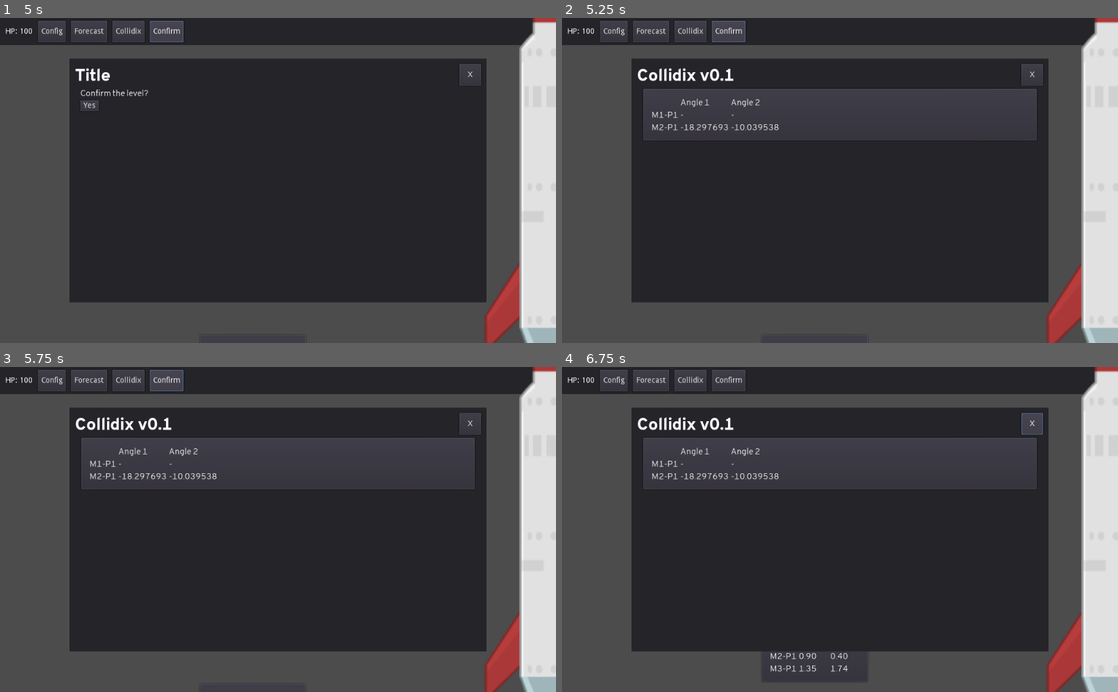
Above: before the commit, frames 1-4 (two rows, left to right).
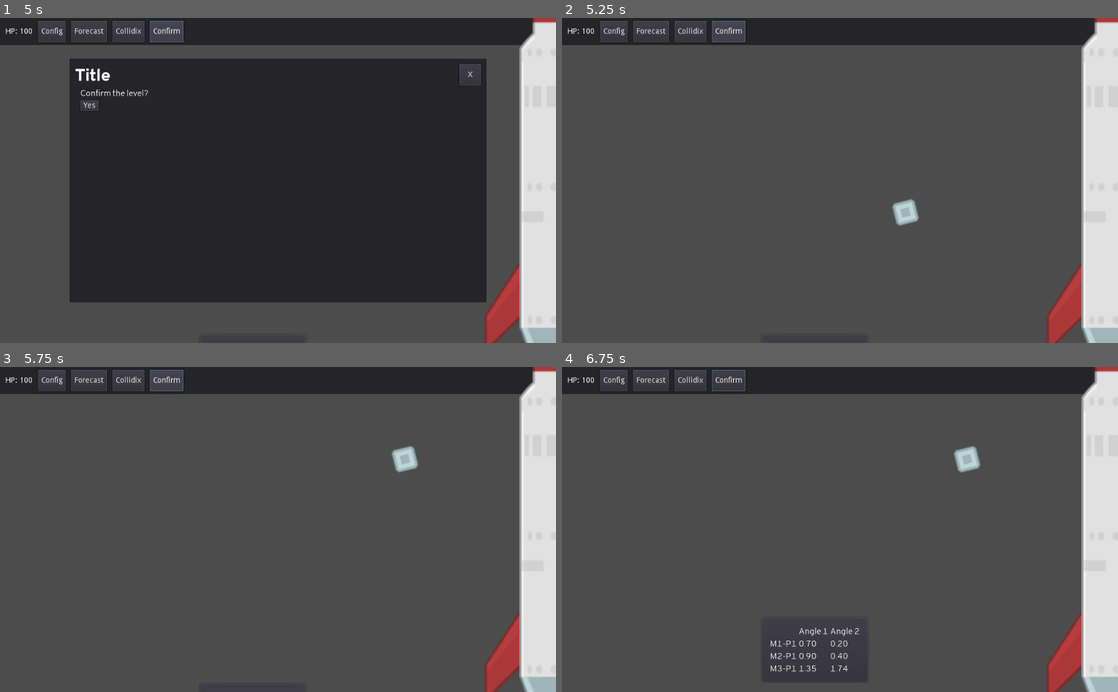
Above: after the commit, the same moments.

Repository: DrgnInventor/celestiarc
Game: Godot game, scene res://scenes/MainMenu.tscn
The game is run twice, just before and just after one commit, with the same random seed, the same clock (stepped at 60 frames per second) and the same inputs.
Inputs (mouse positions are in pixels of both pictures, inside the frame that each line leads up to):
- Up to frame 1 (5 s): click "Play" at 0.5 s; click "Config" at 1.25 s; click (111, 92) at 2.02 s; type "12" at 2.1 s; click (111, 109) at 2.25 s; type "12" at 2.33 s; click "Forecast" at 2.75 s; click "Collidix" at 3.5 s; click "Confirm" at 4.25 s
- Up to frame 2 (5.25 s): click "Confirm" at 5 s
- Up to frame 3 (5.75 s): no input
- Up to frame 4 (6.75 s): click (1034, 422) at 5.75 s, where only the run before the commit has a clickable "X"; hold Up (ui_up) from 6.53 s (still down)

Frame 1 is identical in both runs. In frame 2, 45% of the frame differs, in the area x 12-88%, y 12-88%; in frame 3, 45%; in frame 4, 45%, in the area x 12-88%, y 0-88%.

Commit message:
Make overlay buttons act like tabs (for UX)

Diff:
--- a/scripts/main.gd
+++ b/scripts/main.gd
@@ -3,6 +3,7 @@
 var Meteor = load("res://scenes/Meteor.tscn")
 var Helpers = load("res://scripts/helpers.gd")
 var is_table_active = false
+var current_overlay = null
 onready var hud = $HUD
 onready var space_station = $SpaceStation
 onready var meteor_platform_table = $MeteorPlatformTable
@@ -46,19 +47,19 @@
 
 
 func _on_config_button_pressed() -> void:
-	config_overlay.visible = !config_overlay.visible
+	handle_overlay_buttons("config")
 
 
 func _on_forecast_button_pressed() -> void:
-	forecast_overlay.visible = !forecast_overlay.visible
+	handle_overlay_buttons("forecast")
 
 
 func _on_collidix_button_pressed() -> void:
-	collidix_overlay.visible = !collidix_overlay.visible
+	handle_overlay_buttons("collidix")
 
 
 func _on_confirm_button_pressed() -> void:
-	confirm_overlay.visible = !confirm_overlay.visible
+	handle_overlay_buttons("confirm")
 
 
 func add_meteor(pos: Vector2, v: int) -> KinematicBody2D:
@@ -68,6 +69,30 @@
 	m.global_position = CoordUtil.canon_to_px_coord(pos)
 	add_child(m)
 	return m
+
+
+func string_to_overlay(name: String):
+	match name:
+		"collidix": return collidix_overlay
+		"forecast": return forecast_overlay
+		"config": return config_overlay
+		"confirm": return confirm_overlay
+		_: push_error('Invalid overlay name %s!' % name)
+
+
+func handle_overlay_buttons(overlay_name: String):
+	var overlay = string_to_overlay(overlay_name)
+
+	# If the same overlay button is clicked again, assume that the overlay
+	# should be hidden
+	if current_overlay == overlay_name:
+		overlay.visible = false
+		current_overlay = null
+	else:
+		if current_overlay != null:
+			string_to_overlay(current_overlay).visible = false
+		overlay.visible = true
+		current_overlay = overlay_name
 
 
 func refresh_hp_label() -> void:
